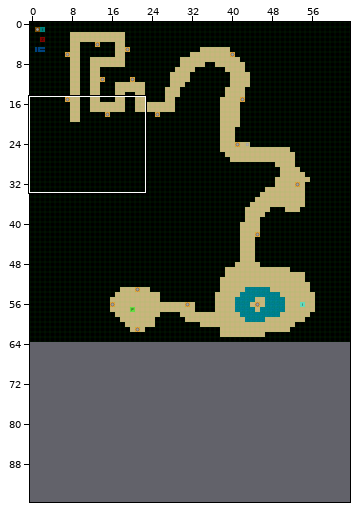
A Tiled map (JSON) gets an edit: assets/maps/chap1.json. Above, an overview of the earlier version with the close-up marked.
Close-up. First the earlier version:
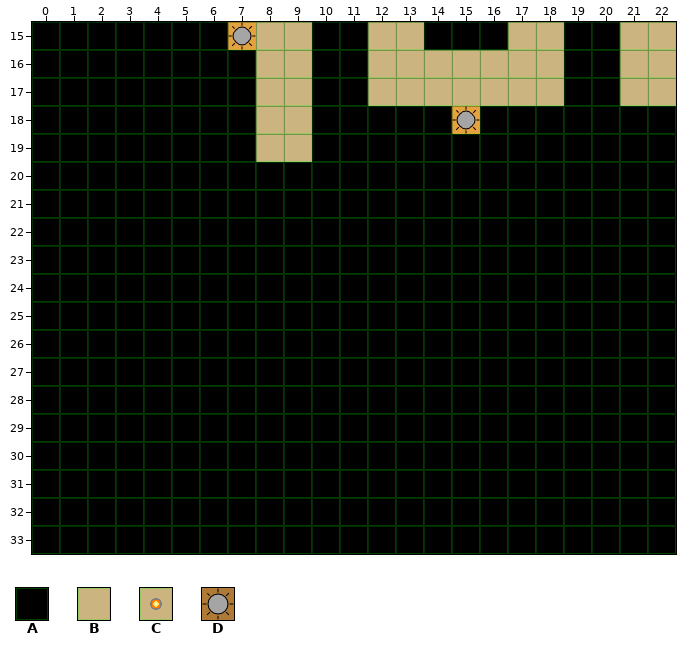
Cells are 32x32 px. Shown: x 0..22, y 15..33. The commit also changed other parts of the map, which this record leaves out. The old version is drawn lined up with the new one.
Key: from "basic": A 0, B 1, C 8; from "items": D 0.
_ is an empty cell, # one hidden under a higher layer.
Objects are placed by their top-left corner, in cells (3,4 is the top-left corner of cell 3,4); size is 1x1 cell unless given.
Layer "map" before, first column x 0:
15 AAAAAAACBBAABBAAABBAABB
16 AAAAAAAABBAABBBBBBBAABB
17 AAAAAAAABBAABBBBBBBAABB
18 AAAAAAAABBAAAAACAAAAAAA
19 AAAAAAAABBAAAAAAAAAAAAA
20 AAAAAAAAAAAAAAAAAAAAAAA
21 AAAAAAAAAAAAAAAAAAAAAAA
22 AAAAAAAAAAAAAAAAAAAAAAA
23 AAAAAAAAAAAAAAAAAAAAAAA
24 AAAAAAAAAAAAAAAAAAAAAAA
25 AAAAAAAAAAAAAAAAAAAAAAA
26 AAAAAAAAAAAAAAAAAAAAAAA
27 AAAAAAAAAAAAAAAAAAAAAAA
28 AAAAAAAAAAAAAAAAAAAAAAA
29 AAAAAAAAAAAAAAAAAAAAAAA
30 AAAAAAAAAAAAAAAAAAAAAAA
31 AAAAAAAAAAAAAAAAAAAAAAA
32 AAAAAAAAAAAAAAAAAAAAAAA
33 AAAAAAAAAAAAAAAAAAAAAAA
Objects on layer "lights" before:
D "LowLightMaze" at 7,15
D "LowLightMaze" at 15,18
And afterwards:
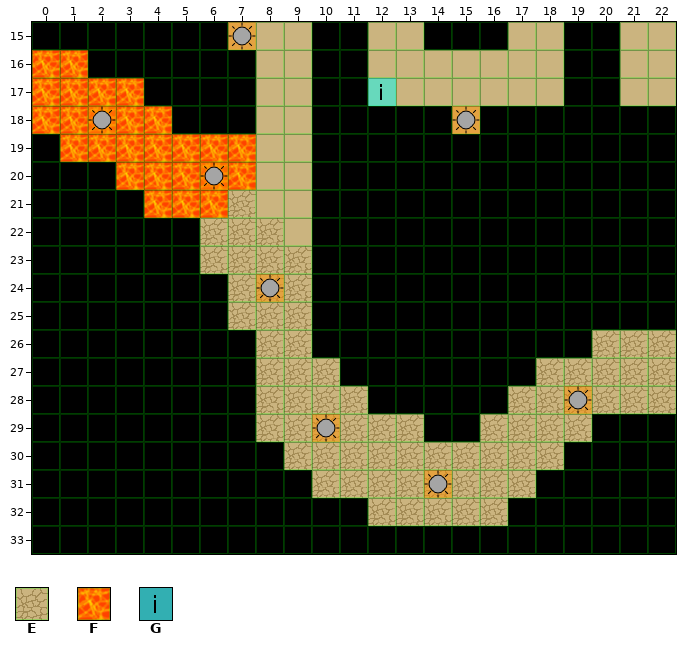
Further tiles: from "basic": E 2, F 6; from "items": G 5.
Tiles of an added or newly shown layer are drawn over the layers below it.
The edit:
Changed rows in their new state; . is an unchanged cell.
map size 64x64 -> 64x96 cells
Layer "map":
first column x 0:
16 FF.....................
17 FFFF...................
18 FFFFF..................
19 .FFFFFFF...............
20 ...FFFFFBB.............
21 ....FFF#BB.............
22 ......###B.............
23 ......####.............
24 .......###.............
25 .......###.............
26 ........##..........###
27 ........###.......#####
28 ........####.....######
29 ........######..####...
30 .........##########....
31 ..........########.....
32 ............#####......
Layer "lava_bridge" (added):
first column x 6:
21 .E...............
22 EEE..............
23 EEEE.............
24 .EEE.............
25 .EEE.............
26 ..EE..........EEE
27 ..EEE.......EEEEE
28 ..EEEE.....EEEEEE
29 ..EEEEEE..EEEE...
30 ...EEEEEEEEEE....
31 ....EEEEEEEE.....
32 ......EEEEE......
Layer "lights":
added: D "LavaLight" at 2,18
added: D "LavaLight" at 6,20
added: D "LavaLight" at 8,24
added: D "LavaLight" at 19,28
added: D "LavaLight" at 10,29
added: D "LavaLight" at 14,31
Layer "items":
added: G "indice2" at 12,17
